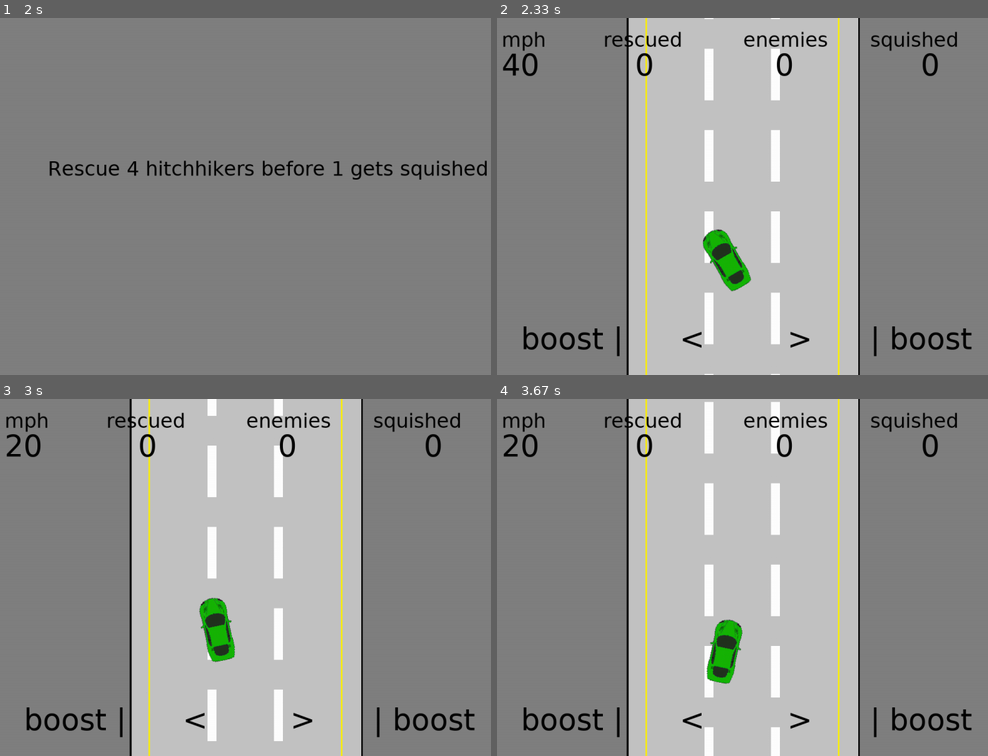
Above: before the commit, frames 1-4 (two rows, left to right).
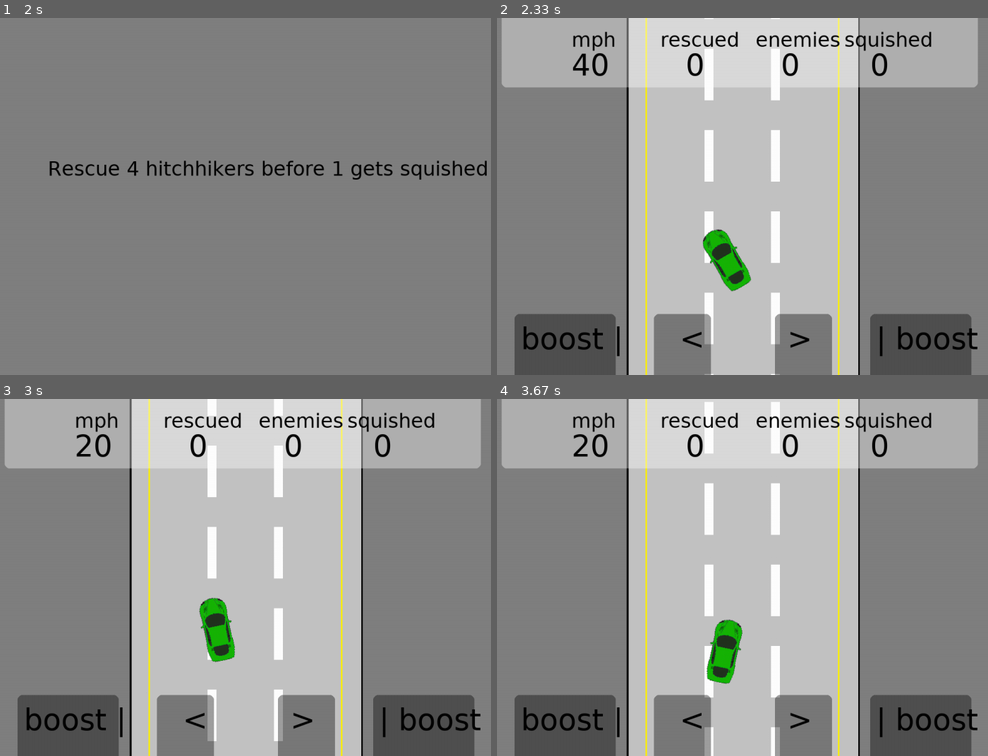
Above: after the commit, the same moments.

Repository: ronrothjr/battleship
Game: pygame game, started from tutorials/scroller/hitcher.py
The game is run twice, just before and just after one commit, with the same random seed, the same clock (stepped at 60 frames per second) and the same inputs.
Inputs (mouse positions are in pixels of both pictures, inside the frame that each line leads up to):
- Up to frame 1 (2 s): hold Left from 1.83 s (still down); move the mouse to (49, 142) at 1.87 s
- Up to frame 2 (2.33 s): keep holding Left
- Up to frame 3 (3 s): release Left at 2.37 s; hold Left 2.4-2.8 s; move the mouse to (338, 452) at 2.43 s; hold Right from 2.83 s (still down); move the mouse to (319, 609) at 2.87 s
- Up to frame 4 (3.67 s): release Right at 3.47 s; hold Left from 3.5 s (still down); move the mouse to (575, 445) at 3.53 s; tap Space at 3.57 s

Frame 1 is identical in both runs. In frame 2, 21% of the frame differs, in the area x 1-98%, y 0-100%; in frame 3, 21%; in frame 4, 21%.

Commit message:
scoreboard background

Diff:
--- a/tutorials/scroller/game.py
+++ b/tutorials/scroller/game.py
@@ -1,4 +1,6 @@
 import time, copy
+
+from pygame import SRCALPHA
 from player import Player
 from hitchhiker import Hitchhiker
 from enemy import Enemy
@@ -131,31 +133,53 @@
                     entity.move()
         return move
 
+    def draw_rect_alpha(self, surface, color, rect, alpha, radius):
+        shape_surf = self.settings.pg.Surface(self.settings.pg.Rect(rect).size, self.settings.pg.SRCALPHA)
+        shape_surf.set_alpha(alpha)
+        self.settings.pg.draw.rect(shape_surf, color, shape_surf.get_rect(), 0, radius)
+        surface.blit(shape_surf, rect)
+
     def display_info(self):
+        rect = self.settings.pg.Rect(int(self.settings.screen_width * 0.12), -10, int(self.settings.screen_width * 0.75), 150)
+        self.draw_rect_alpha(self.settings.display, self.settings.white, rect, 96, 10)
+
         mph = self.settings.font_medium.render('mph', True, self.settings.black)
-        self.settings.display.blit(mph, (int(self.settings.screen_width * 0.12),20))
+        self.settings.display.blit(mph, (int(self.settings.screen_width * 0.23),20))
         speed = self.settings.font.render(f'{str((self.settings.speed + self.P1.boost) * 4)}', True, self.settings.black)
-        self.settings.display.blit(speed, (int(self.settings.screen_width * 0.12),60))
+        self.settings.display.blit(speed, (int(self.settings.screen_width * 0.23),60))
         scores = self.settings.font_medium.render('rescued', True, self.settings.black)
-        self.settings.display.blit(scores, (int(self.settings.screen_width * 0.28),20))
+        self.settings.display.blit(scores, (int(self.settings.screen_width * 0.37),20))
         rescued = self.settings.font.render(f'{str(self.settings.rescued)}', True, self.settings.black)
-        self.settings.display.blit(rescued, (int(self.settings.screen_width * 0.33),60))
+        self.settings.display.blit(rescued, (int(self.settings.screen_width * 0.41),60))
         count = self.settings.font_medium.render('enemies', True, self.settings.black)
-        self.settings.display.blit(count, (int(self.settings.screen_width * 0.5),20))
+        self.settings.display.blit(count, (int(self.settings.screen_width * 0.52),20))
         enemies = self.settings.font.render(f'{str(self.settings.enemies.__len__())}', True, self.settings.black)
-        self.settings.display.blit(enemies, (int(self.settings.screen_width * 0.55),60))
+        self.settings.display.blit(enemies, (int(self.settings.screen_width * 0.56),60))
         squished = self.settings.font_medium.render('squished', True, self.settings.black)
-        self.settings.display.blit(squished, (int(self.settings.screen_width * 0.70),20))
+        self.settings.display.blit(squished, (int(self.settings.screen_width * 0.66),20))
         squish_count = self.settings.font.render(f'{str(self.settings.squished)}', True, self.settings.black)
-        self.settings.display.blit(squish_count, (int(self.settings.screen_width * 0.78),60))
+        self.settings.display.blit(squish_count, (int(self.settings.screen_width * 0.70),60))
+
+
+        rect = self.settings.pg.Rect(int(self.settings.screen_width * 0.14), self.settings.screen_height * 0.83, int(self.settings.screen_width * 0.16), 130)
+        self.draw_rect_alpha(self.settings.display, self.settings.black, rect, 96, 10)
         boost_left = self.settings.font.render('boost |', True, self.settings.black)
         self.settings.display.blit(boost_left, (int(self.settings.screen_width * 0.15), self.settings.screen_height * 0.85))
+
+        rect = self.settings.pg.Rect(int(self.settings.screen_width * 0.36), self.settings.screen_height * 0.83, int(self.settings.screen_width * 0.09), 130)
+        self.draw_rect_alpha(self.settings.display, self.settings.black, rect, 96, 10)
         left = self.settings.font.render('<', True, self.settings.black)
         self.settings.display.blit(left, (int(self.settings.screen_width * 0.40), self.settings.screen_height * 0.85))
+
+        rect = self.settings.pg.Rect(int(self.settings.screen_width * 0.55), self.settings.screen_height * 0.83, int(self.settings.screen_width * 0.09), 130)
+        self.draw_rect_alpha(self.settings.display, self.settings.black, rect, 96, 10)
         right = self.settings.font.render('>', True, self.settings.black)
         self.settings.display.blit(right, (int(self.settings.screen_width * 0.57), self.settings.screen_height * 0.85))
+
+        rect = self.settings.pg.Rect(int(self.settings.screen_width * 0.70), self.settings.screen_height * 0.83, int(self.settings.screen_width * 0.16), 130)
+        self.draw_rect_alpha(self.settings.display, self.settings.black, rect, 96, 10)
         boost_right = self.settings.font.render('| boost', True, self.settings.black)
-        self.settings.display.blit(boost_right, (int(self.settings.screen_width * 0.70), self.settings.screen_height * 0.85))
+        self.settings.display.blit(boost_right, (int(self.settings.screen_width * 0.71), self.settings.screen_height * 0.85))
 
     def squish_hitchhikers(self):
         for e in self.settings.enemies:
